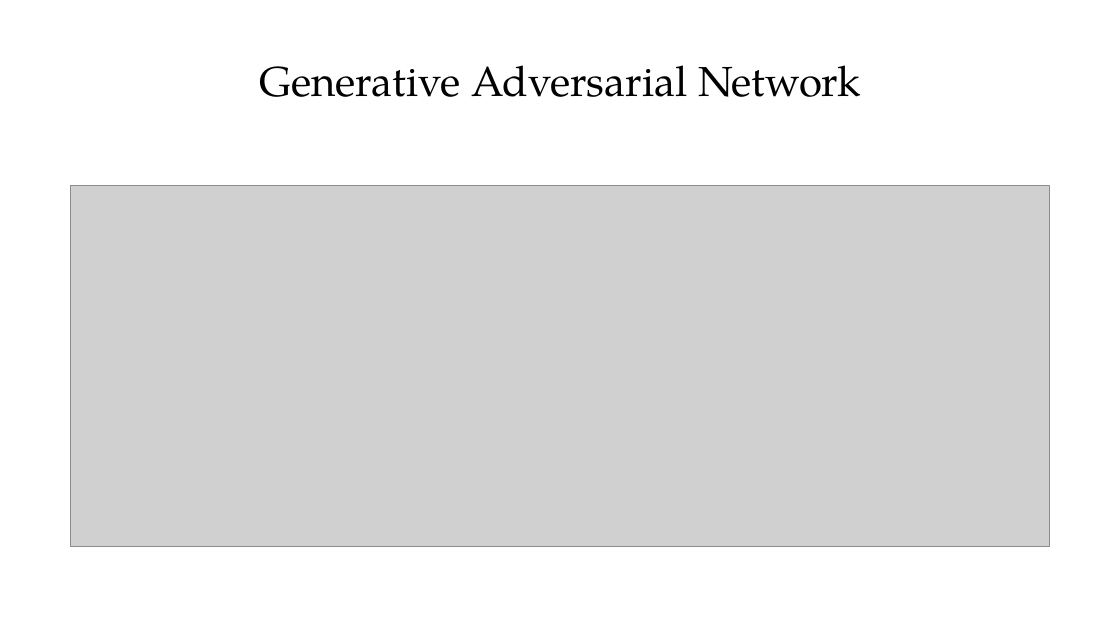
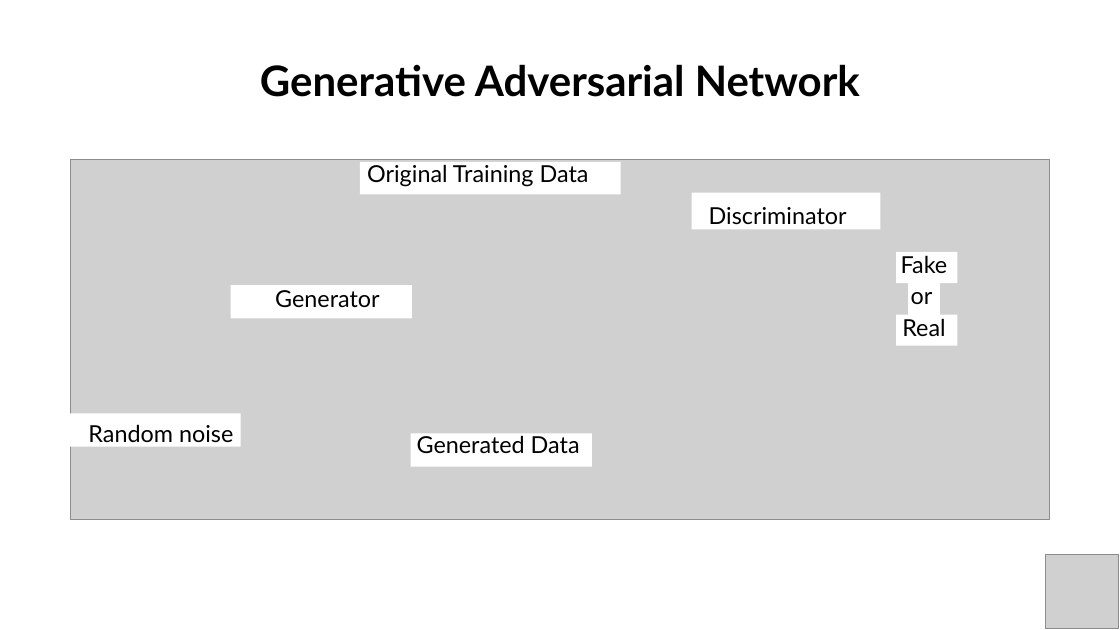
Before and after one commit to PracticumAI/deep_learning, a slide deck: slide 15 of presentations/01_deep_learn_intro.pptx (slide 19 before the commit). Drawn at 1120x630 pixels with LibreOffice and Linux fonts; fonts in the diff are those of the drawing; grey boxes stand for pictures. Boxes give left, top, right and bottom in pixels: in the first picture for what was removed or moved away, otherwise in the second. Text is boxed around its words. In the diff, an @@ line names an element or a change of style, - is before the commit and + after.

```diff
--- a/presentations/01_deep_learn_intro.pptx
+++ b/presentations/01_deep_learn_intro.pptx
@@ title "Generative Adversarial Network" at [260,64,860,97]: font TeX Gyre Pagella to Lato, bold on @@
@@ picture: place and size @@
-picture at [71,186,1049,546]
+picture at [71,159,1049,519]
@@ rectangle added at [360,162,621,195], fill #FFFFFF @@
@@ text added at [367,161,589,187], 20 pt, text #000000 @@
+Original Training Data
@@ rectangle added at [691,192,881,229], fill #FFFFFF @@
@@ text added at [709,207,847,225], 20 pt, text #000000 @@
+Discriminator
@@ rectangle added at [897,252,958,283], fill #FFFFFF @@
@@ text added at [901,255,948,273], 20 pt, text #000000 @@
+Fake
@@ rectangle added at [908,266,940,333], fill #FFFFFF @@
@@ rectangle added at [231,285,413,318], fill #FFFFFF @@
@@ text added at [275,290,380,307], 20 pt, text #000000 @@
+Generator
@@ text added at [911,292,933,304], 20 pt, text #000000 @@
+or
@@ rectangle added at [897,315,958,346], fill #FFFFFF @@
@@ text added at [902,318,945,336], 20 pt, text #000000 @@
+Real
@@ rectangle added at [60,413,241,447], fill #FFFFFF @@
@@ text added at [88,424,233,443], 20 pt, text #000000 @@
+Random noise
@@ rectangle added at [411,434,592,467], fill #FFFFFF @@
@@ text added at [417,432,580,454], 20 pt, text #000000 @@
+Generated Data
@@ picture added at [1045,555,1119,629] @@
```
Also in this commit, not shown: 15 other slides changed, 2 slides added, 6 slides removed, 3 other files.
